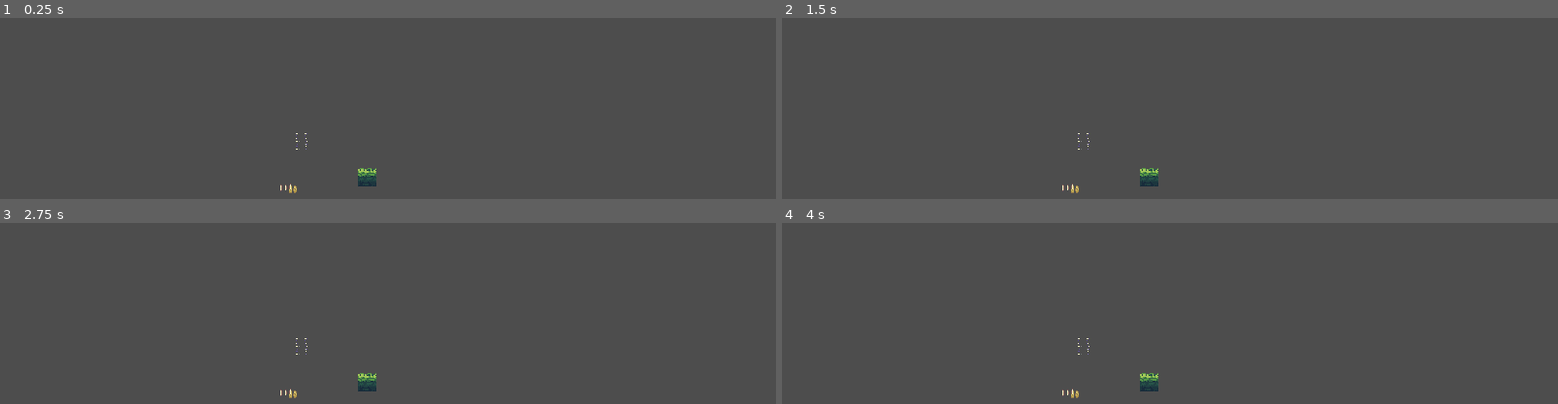
Above: before the commit, frames 1-4 (two rows, left to right).
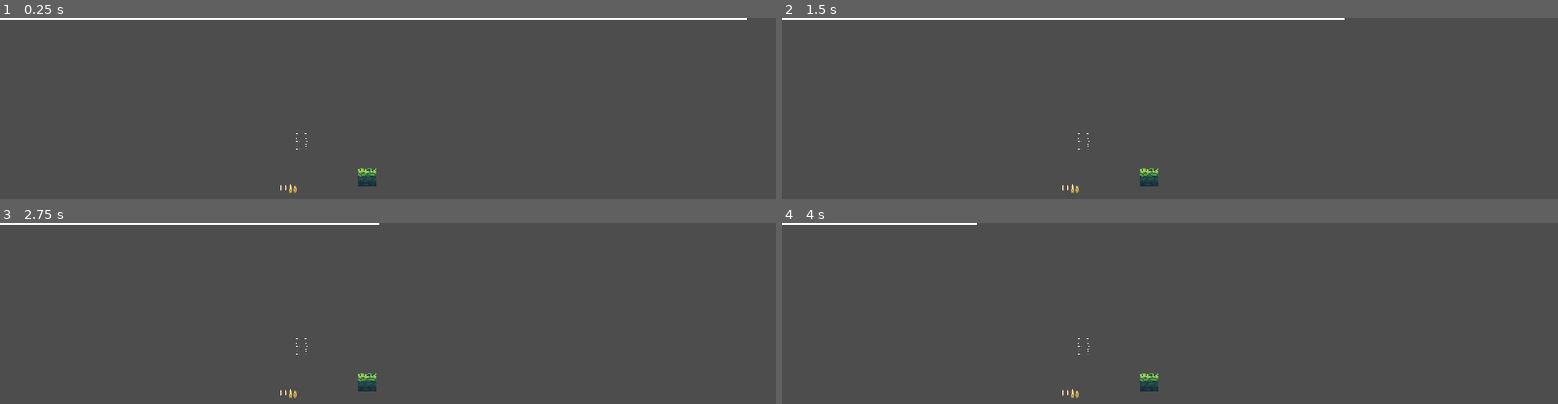
Above: after the commit, the same moments.

Repository: itstaris/gisele-trabalho
Game: Godot game, scene res://scences timo/cena_principal.tscn
The game is run twice, just before and just after one commit, with the same random seed, the same clock (stepped at 60 frames per second) and the same inputs.
Inputs (mouse positions are in pixels of both pictures, inside the frame that each line leads up to):
- Up to frame 1 (0.25 s): no input
- Up to frame 2 (1.5 s): tap Enter at 0.5 s; move the mouse to (1340, 179) at 0.52 s; tap Space at 1.25 s; move the mouse to (outside the picture) at 1.27 s
- Up to frame 3 (2.75 s): tap Enter at 2 s; move the mouse to (465, 322) at 2.02 s
- Up to frame 4 (4 s): tap Space at 2.75 s; move the mouse to (outside the picture) at 2.77 s; tap Enter at 3.5 s; move the mouse to (outside the picture) at 3.52 s

The runs differ from the first frame. In frame 1, 1.0% of the frame differs, in the area x 0-97%, y 0-2%; in frame 2, 0.8%; in frame 3, 0.5%; in frame 4, 0.3%.

Commit message:
barra de tempo

Diff:
--- /dev/null
+++ b/global/vida.gd
@@ -0,0 +1,11 @@
+extends Node
+var vida = 3
+
+# Called when the node enters the scene tree for the first time.
+func _ready() -> void:
+	pass # Replace with function body.
+
+
+# Called every frame. 'delta' is the elapsed time since the previous frame.
+func _process(delta: float) -> void:
+	pass
--- a/scences timo/cena_principal.tscn
+++ b/scences timo/cena_principal.tscn
@@ -1,10 +1,13 @@
-[gd_scene load_steps=4 format=3 uid="uid://busv08ge5oc6o"]
+[gd_scene load_steps=6 format=3 uid="uid://busv08ge5oc6o"]
 
+[ext_resource type="Script" path="res://scripts timo/cena_principal.gd" id="1_d8nuh"]
 [ext_resource type="PackedScene" uid="uid://brch3evg7odt5" path="res://prefarbs/pessoa_1.tscn" id="1_kkci2"]
 [ext_resource type="PackedScene" uid="uid://dq7242xee1n03" path="res://prefarbs/pessoa_2.tscn" id="3_u7qcn"]
 [ext_resource type="PackedScene" uid="uid://6uwnj7tp4oft" path="res://prefarbs/banker.tscn" id="5_05g2o"]
+[ext_resource type="Script" path="res://scripts timo/timer_bar.gd" id="5_waxsc"]
 
 [node name="Cena principal" type="Node2D"]
+script = ExtResource("1_d8nuh")
 
 [node name="pessoa1" parent="." instance=ExtResource("1_kkci2")]
 position = Vector2(983, 402)
@@ -18,6 +21,16 @@
 position = Vector2(1199, 521)
 scale = Vector2(3, 3)
 
+[node name="timerBar" type="Line2D" parent="."]
+points = PackedVector2Array(0, 0, 2532, 0)
+script = ExtResource("5_waxsc")
+
+[node name="Timer" type="Timer" parent="timerBar"]
+wait_time = 0.05
+autostart = true
+
 [connection signal="area_entered" from="pessoa1" to="pessoa1" method="_on_area_entered"]
 [connection signal="area_entered" from="pessoa2" to="pessoa2" method="_on_area_entered"]
 [connection signal="area_entered" from="banker" to="banker" method="_on_area_entered"]
+[connection signal="acabouuuu" from="timerBar" to="." method="_on_timer_bar_acabouuuu"]
+[connection signal="timeout" from="timerBar/Timer" to="timerBar" method="_on_timer_timeout"]
--- a/scences timo/menu.tscn
+++ b/scences timo/menu.tscn
@@ -10,11 +10,18 @@
 script = ExtResource("2_hntmq")
 
 [node name="Button" type="Button" parent="."]
-offset_left = -167.314
-offset_top = -63.7017
-offset_right = 137.686
-offset_bottom = 11.2983
+offset_left = -176.457
+offset_right = 128.543
+offset_bottom = 75.0
 theme_override_font_sizes/font_size = 48
 text = "Play"
 
+[node name="Label" type="Label" parent="."]
+offset_left = -460.8
+offset_top = -263.593
+offset_right = 494.2
+offset_bottom = -126.593
+theme_override_font_sizes/font_size = 100
+text = "Mudanas climaticas"
+
 [connection signal="button_down" from="Button" to="." method="_on_button_button_down"]
--- /dev/null
+++ b/scences timo/voce_perdeu.tscn
@@ -0,0 +1,37 @@
+[gd_scene load_steps=2 format=3 uid="uid://bjvt3n52qu5ul"]
+
+[ext_resource type="Script" path="res://scripts timo/voce_perdeu.gd" id="1_occia"]
+
+[node name="Voce perdeu" type="Control"]
+layout_mode = 3
+anchors_preset = 15
+anchor_right = 1.0
+anchor_bottom = 1.0
+grow_horizontal = 2
+grow_vertical = 2
+script = ExtResource("1_occia")
+
+[node name="Panel" type="Panel" parent="."]
+layout_mode = 0
+offset_right = 2536.0
+offset_bottom = 1173.0
+
+[node name="Label" type="Label" parent="."]
+layout_mode = 0
+offset_left = 989.0
+offset_top = 196.0
+offset_right = 1592.0
+offset_bottom = 333.0
+theme_override_font_sizes/font_size = 100
+text = "Voce perdeu"
+
+[node name="Button" type="Button" parent="."]
+layout_mode = 0
+offset_left = 944.0
+offset_top = 558.0
+offset_right = 1719.0
+offset_bottom = 676.0
+theme_override_font_sizes/font_size = 60
+text = "Voltar para o menu "
+
+[connection signal="button_down" from="Button" to="." method="_on_button_button_down"]
--- /dev/null
+++ b/scripts timo/cena_principal.gd
@@ -0,0 +1,11 @@
+extends Node2D
+
+
+
+func _on_timer_bar_acabouuuu() -> void:
+	#vidas -= 1
+	#if vidas == 0:
+		#get_tree().change_scene_to_file("res://scences timo/voce_perdeu.tscn")
+	#else:
+		#get_tree().change_scene_to_file("res://scences timo/lobby.tscn")
+	pass
--- a/scripts timo/lobby.gd
+++ b/scripts timo/lobby.gd
@@ -16,8 +16,8 @@
 		if escolhendo_mapa % 2 != 0:
 			$"america do norte".play("escolhido")
 		else:
-			$russia.play("escolhido")
-
+			#$russia.play("escolhido")
+			$"america do norte".play("escolhido")
 
 func _on_america_do_norte_animation_finished() -> void:
 	get_tree().change_scene_to_file("res://scences timo/cena_principal.tscn")
--- /dev/null
+++ b/scripts timo/timer_bar.gd
@@ -0,0 +1,15 @@
+extends Line2D
+
+signal acabouuuu;
+
+func decrease():
+	points[1].x -=24;
+
+func time_over():
+	return points[1].x <=0;
+
+func _on_timer_timeout() -> void:
+	decrease()
+
+	if time_over():
+		emit_signal("acabouuuu");
--- /dev/null
+++ b/scripts timo/voce_perdeu.gd
@@ -0,0 +1,15 @@
+extends Control
+
+
+# Called when the node enters the scene tree for the first time.
+func _ready() -> void:
+	pass # Replace with function body.
+
+
+# Called every frame. 'delta' is the elapsed time since the previous frame.
+func _process(delta: float) -> void:
+	pass
+
+
+func _on_button_button_down() -> void:
+	get_tree().change_scene_to_file("res://scences timo/menu.tscn")
Not shown, added: assets/background/planeta terra vida.avif
